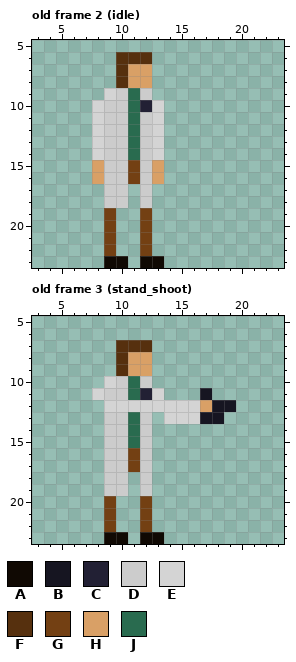
Pixel-art file -- art/ase/scientist.aseprite. Above: the version before the commit.
24x24 pixels, 7 frames. Shown: old frame 2 (idle): x 3..23, y 5..23; old frame 3 (stand_shoot): x 3..23, y 5..23. The commit also changed other frames, which this record leaves out.
Palette (. is transparent): A #100903  B #161521  C #222034  D #cccccc  E #d4d4d4  F #56300e  G #734013  H #d9a066  J #296b4f
Pixels before, old frame 2 (idle), first column x 8:
 6 ..FFF.
 7 ..FHH.
 8 ..FHH.
 9 .EDJD.
10 EDDJCE
11 EDDJDE
12 EDDJDE
13 EDDJDE
14 EDDJDE
15 HDDGDH
16 HDDGDH
17 .DD.D.
18 .DD.D.
19 .G..G.
20 .G..G.
21 .G..G.
22 .G..G.
23 .AA.AA
Pixels before, old frame 3 (stand_shoot), first column x 8:
 7 ..FFF.......
 8 ..FHH.......
 9 ..FHH.......
10 .EDJD.......
11 EDDJCE...B..
12 .EEEEEEEEHBB
13 .DDJD.EEEBB.
14 .DDJD.......
15 .DDJD.......
16 .DDGD.......
17 .DDGD.......
18 .DD.D.......
19 .DD.D.......
20 .G..G.......
21 .G..G.......
22 .G..G.......
23 .AA.AA......
Once edited:
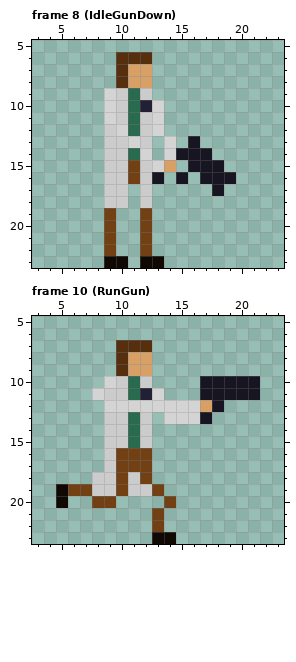
A new or re-ordered frame is compared with the old frame closest to it.
Diff:
frames 7 -> 16
Frame 8 (IdleGunDown) is new; against old frame 2 (idle):
y 10..11: x 8..9 ED -> .E
y 12: x 8 E -> .; x 10 D -> E
y 13: x 8 E -> .; x 11 J -> E; x 13..14 E. -> .E; x 16 . -> B
y 14: x 8 E -> .; x 12..17 DE.... -> E.EBBB
y 15: x 8 H -> .; x 13..14 H. -> EH; x 16..18 ... -> BBB
y 16: x 8 H -> .; x 13 H -> B; x 15 . -> B; x 17..19 ... -> BBB
y 17: x 18 . -> B
Frame 10 (RunGun) is new; against old frame 3 (stand_shoot):
y 10: x 17..21 ..... -> BBBBB
y 11: x 18..21 .... -> BBBB
y 12: x 19 B -> .
y 13: x 18 B -> .
y 16..17: x 10 D -> G; x 12 D -> G
y 18: x 8 . -> D; x 10..12 D.D -> GDG
y 19: x 5..8 .... -> AGGD; x 10..11 D. -> GD; x 13 . -> G
y 20: x 5 . -> A; x 8 . -> G; x 12 G -> .; x 14 . -> G
y 21..22: x 9 G -> .; x 12..13 G. -> .G
y 23: x 9..10 AA -> ..; x 12 A -> .; x 14 . -> A
Pixel boxes of the changes (left, top, right, bottom) in both pictures:
changed: (92, 100, 236, 196)
changed: (200, 376, 260, 424)
changed: (56, 448, 176, 544)
